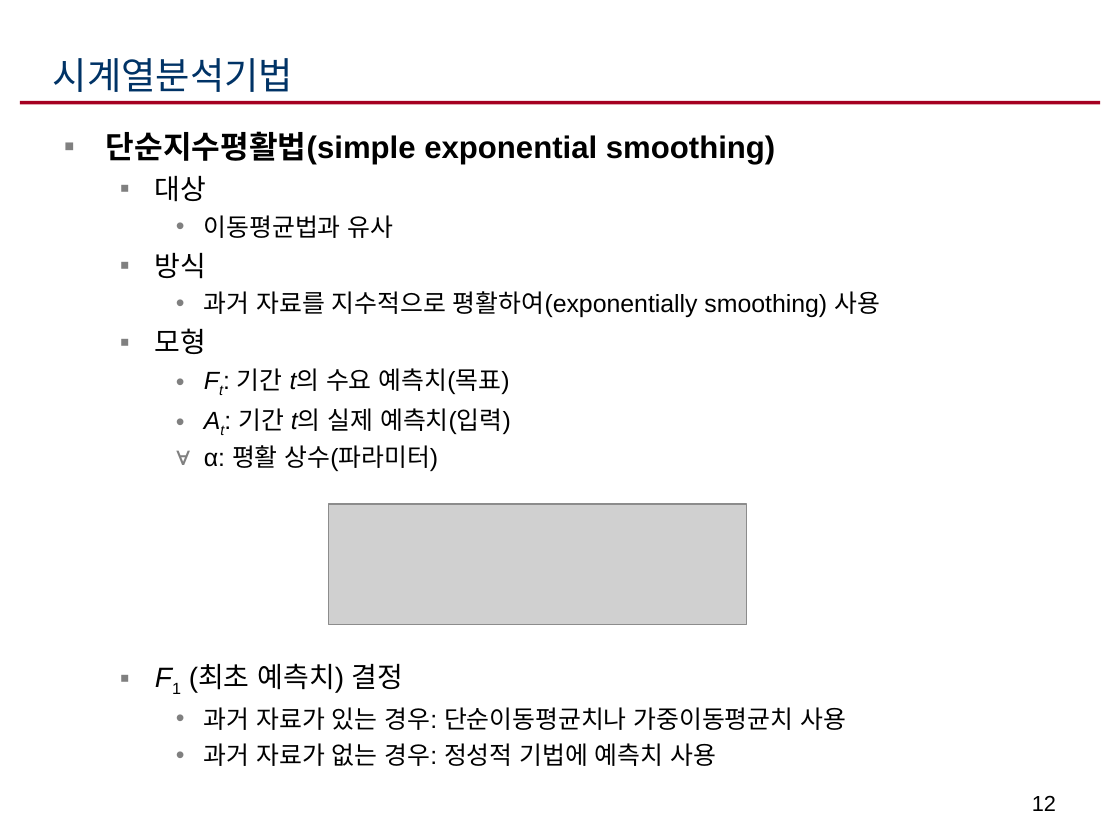
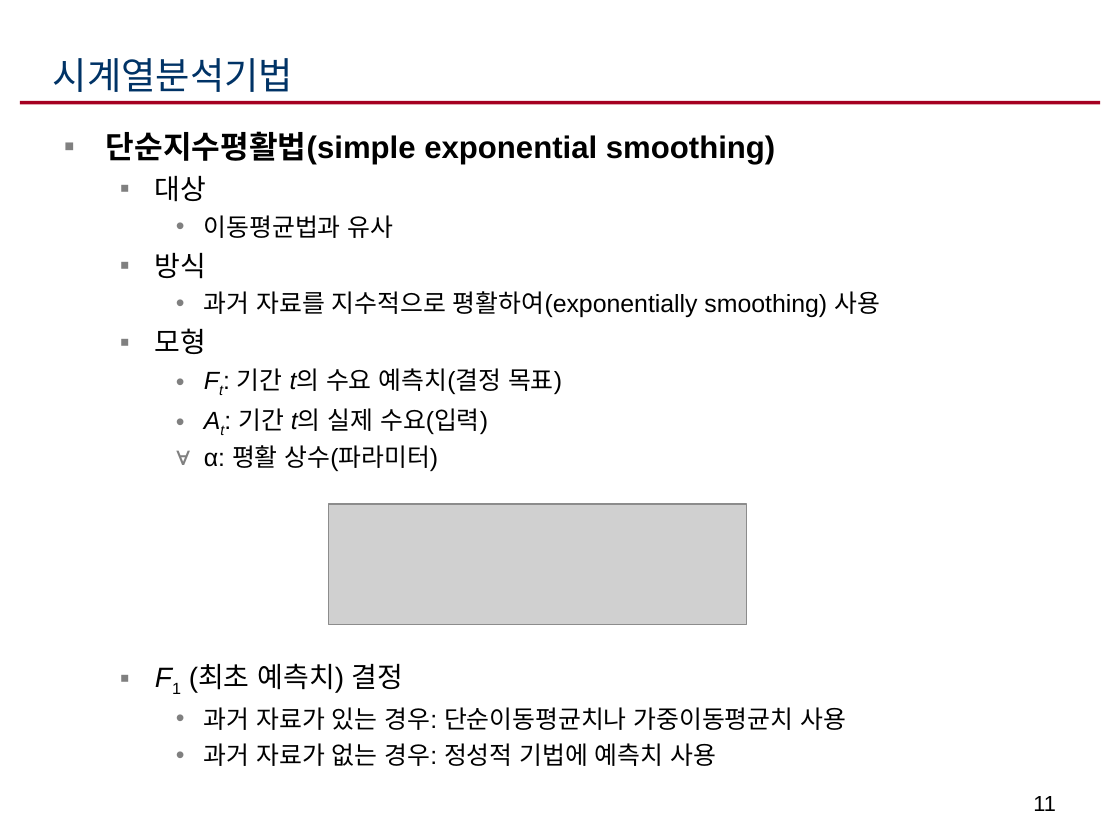
Before and after one commit to ikelab/courses, a slide deck: slide 11 of ppc2016/c07.ppt (slide 12 before the commit). Drawn at 1120x840 pixels with LibreOffice and Linux fonts; fonts in the diff are those of the drawing; grey boxes stand for pictures. Boxes give left, top, right and bottom in pixels: in the first picture for what was removed or moved away, otherwise in the second. Text is boxed around its words. In the diff, an @@ line names an element or a change of style, - is before the commit and + after.

```diff
--- a/ppc2016/c07.ppt
+++ b/ppc2016/c07.ppt
@@ text at [237,368,562,434]: text changed @@
-    • Ft: 기간 t의 수요 예측치(목표)
-    • At: 기간 t의 실제 예측치(입력)
+    • Ft: 기간 t의 수요 예측치(결정 목표)
+    • At: 기간 t의 실제 수요(입력)
@@ page number at [1033,796,1056,811]: text changed @@
-12
+11
```
Also in this commit, not shown: 3 other slides changed.
